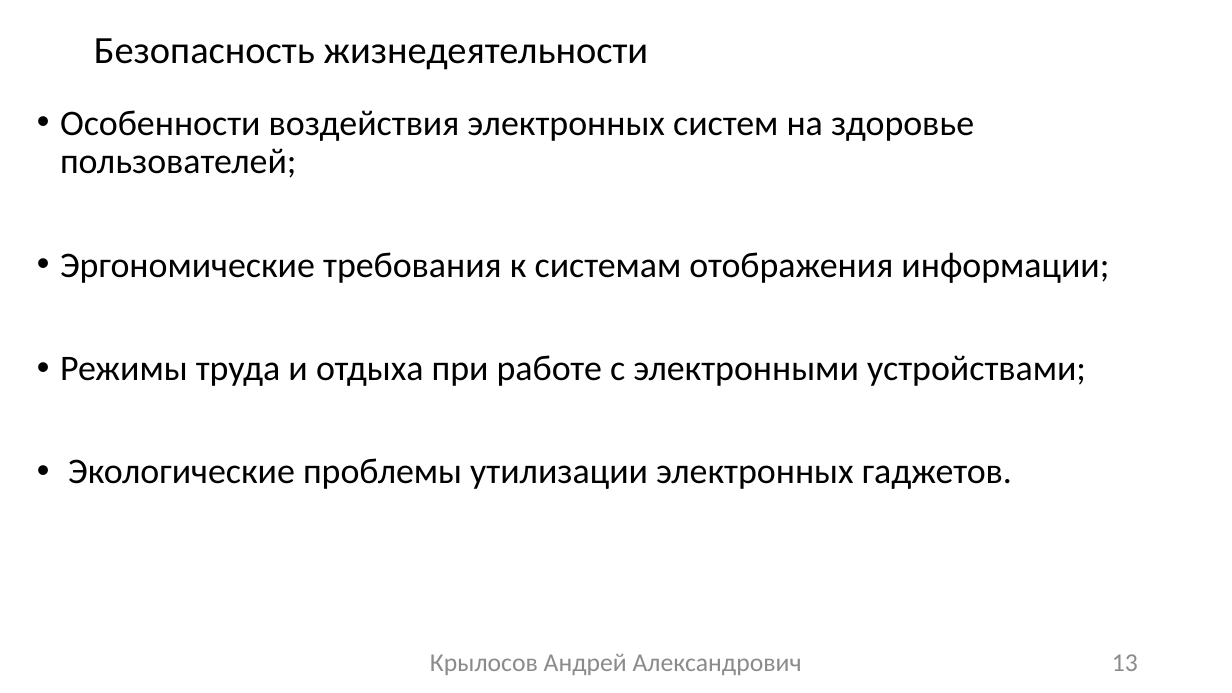
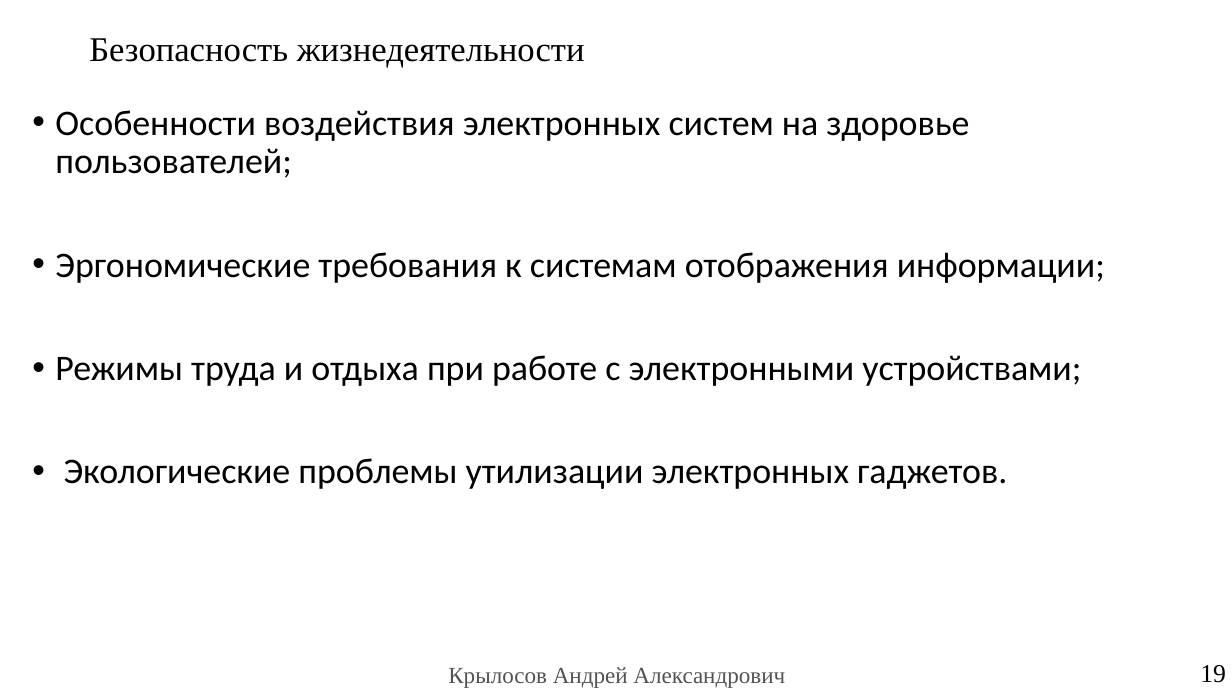
Before and after one commit to raldenprog/electronic_vote, a slide deck: slide 19 of documentation/Диплом ДЭГ.pptx (slide 13 before the commit). Drawn at 1232x693 pixels with LibreOffice and Linux fonts; fonts in the diff are those of the drawing. Boxes give left, top, right and bottom in pixels: in the first picture for what was removed or moved away, otherwise in the second. Text is boxed around its words. In the diff, an @@ line names an element or a change of style, - is before the commit and + after.

```diff
--- a/documentation/Диплом ДЭГ.pptx
+++ b/documentation/Диплом ДЭГ.pptx
@@ title "Безопасность жизнедеятельности" at <box>89,38,585,68</box>: size 30 to 27 pt, font Calibri to Times New Roman @@
@@ text "Особенности воздействия электронных систем на ...": place and size @@
-text "Особенности воздействия электронных систем на ..." at <box>60,110,1109,489</box>
+text "Особенности воздействия электронных систем на ..." at <box>55,110,1105,489</box>
@@ text removed at <box>430,654,802,675</box> @@
-Крылосов Андрей Александрович
@@ page number removed at <box>1112,654,1138,671</box> @@
-13
@@ text added at <box>448,667,785,688</box>, 18 pt, text #535353 @@
+Крылосов Андрей Александрович
@@ page number added at <box>1200,665,1226,683</box>, 20 pt, text #000000 @@
+19
```
Also in this commit, not shown: 13 other slides changed, 9 slides added, 2 slides removed, 11 other files.
